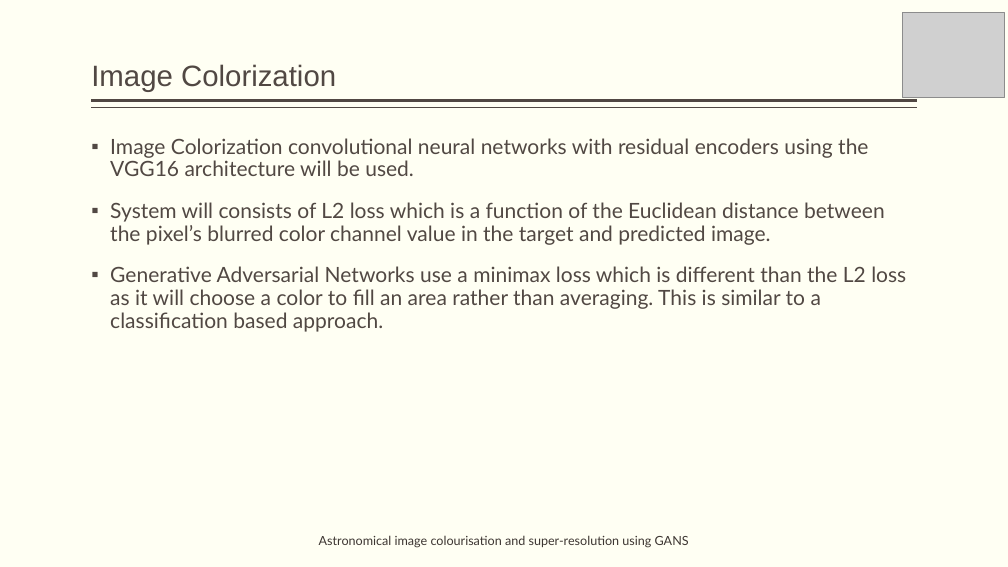
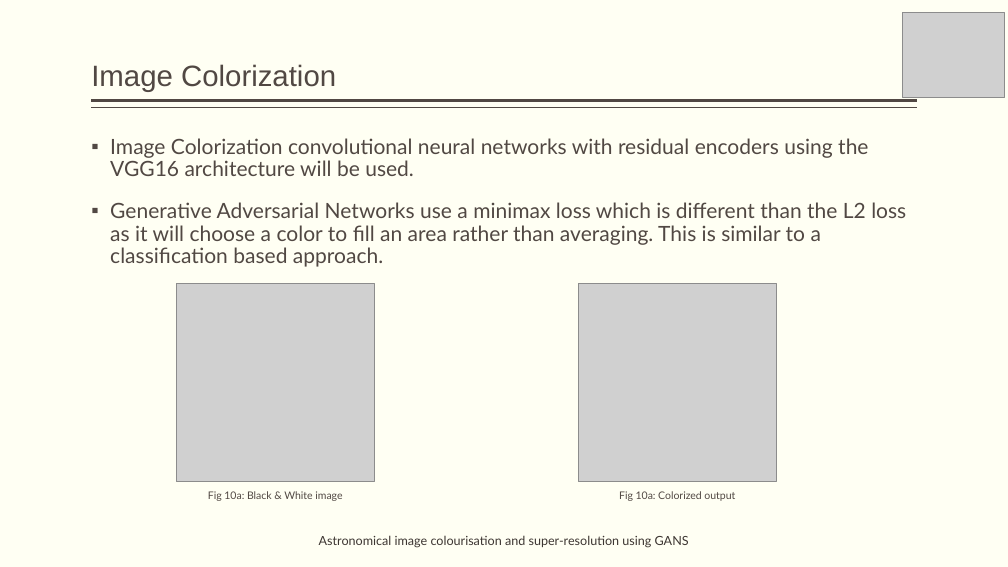
Before and after one commit to obi-wan-shinobi/Literature-Review, a slide deck: slide 21 of Presentation/Stage_1/stage_1_presentation.pptx (slide 23 before the commit). Drawn at 1008x567 pixels with LibreOffice and Linux fonts; fonts in the diff are those of the drawing; grey boxes stand for pictures. Boxes give left, top, right and bottom in pixels: in the first picture for what was removed or moved away, otherwise in the second. Text is boxed around its words. In the diff, an @@ line names an element or a change of style, - is before the commit and + after.

```diff
--- a/Presentation/Stage_1/stage_1_presentation.pptx
+++ b/Presentation/Stage_1/stage_1_presentation.pptx
@@ text at [110,202,885,245]: paragraph removed @@
-▪ System will consists of L2 loss which is a function of the Euclidean distance between the pixel’s blurred color channel value in the target and predicted image.
@@ picture added at [176,284,374,482] @@
@@ picture added at [578,284,777,482] @@
@@ text added at [208,491,342,501], 10 pt, text #514843 @@
+Fig 10a: Black & White image
@@ text added at [619,491,735,501], 10 pt, text #514843 @@
+Fig 10a: Colorized output
```
Also in this commit, not shown: 17 other slides changed, 1 slide added, 3 slides removed, 9 other files.
